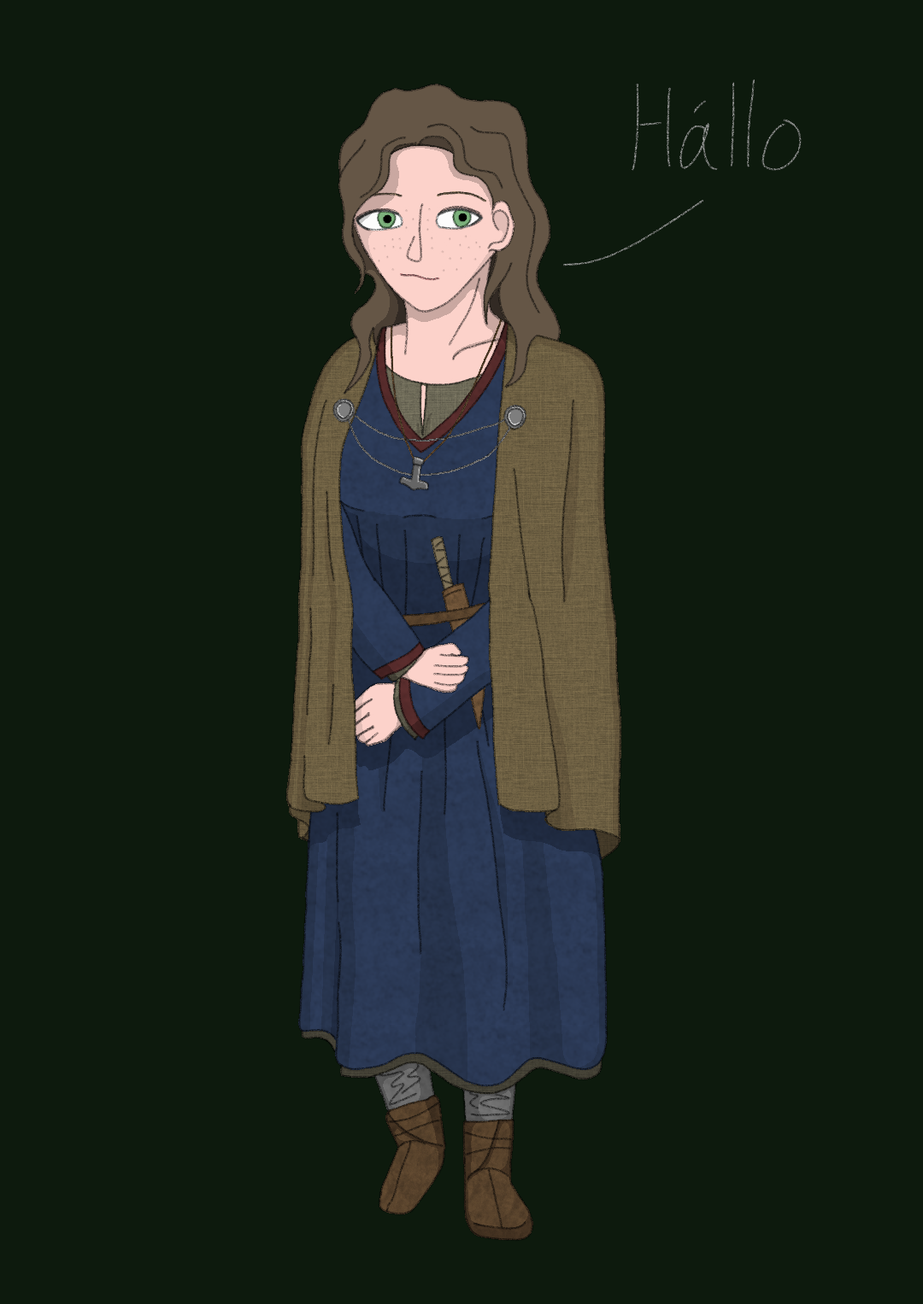
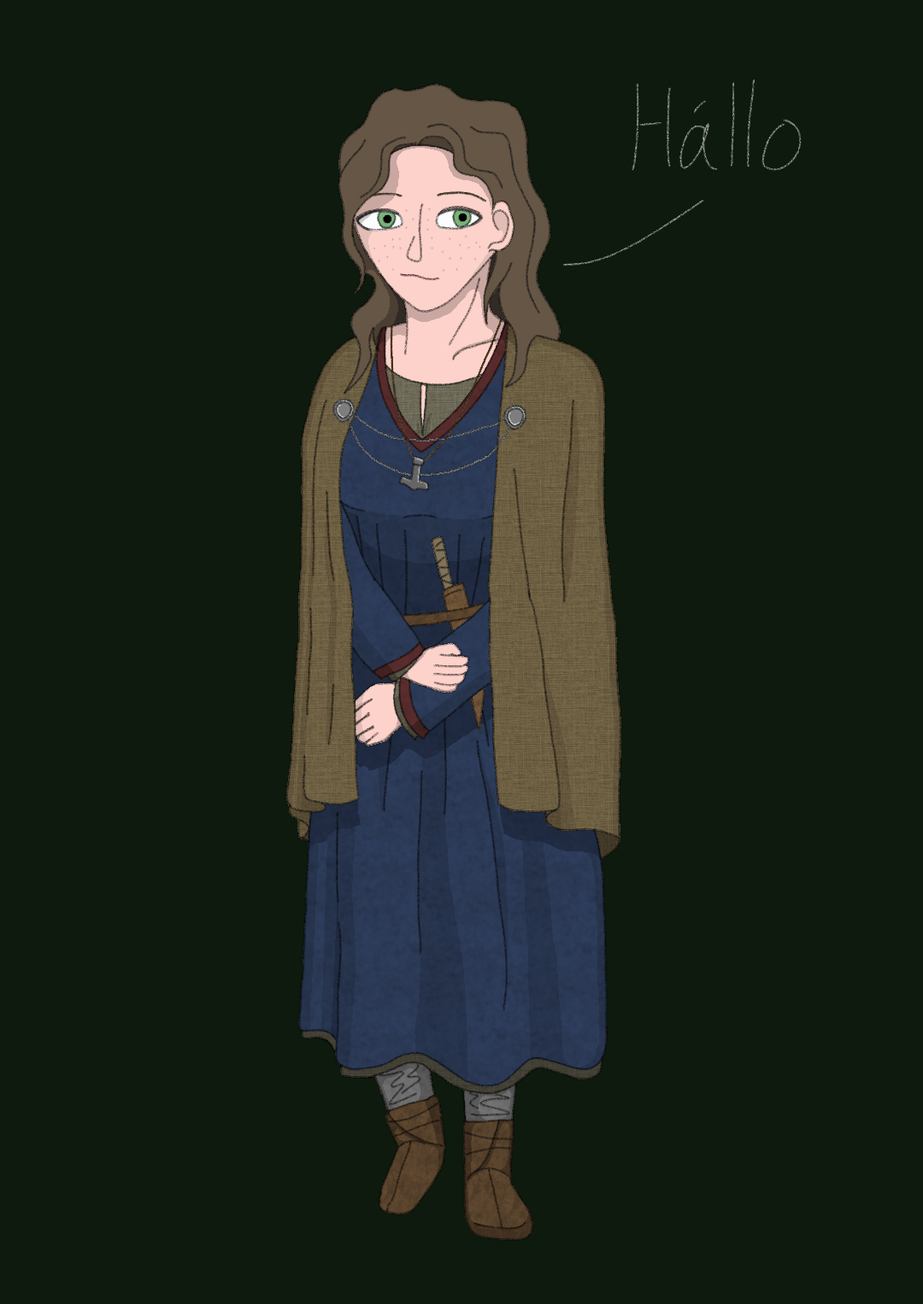
The second 923px x 1304px image is a revision of the first. Changes to its layers:
painted on "color" over [494, 200, 515, 236]
